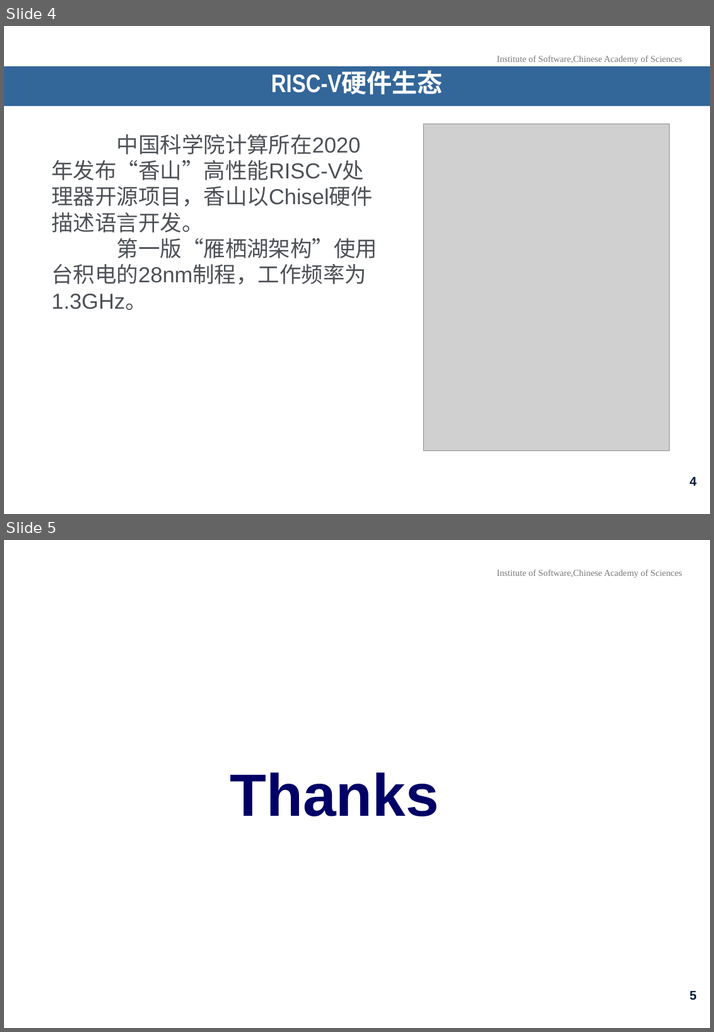
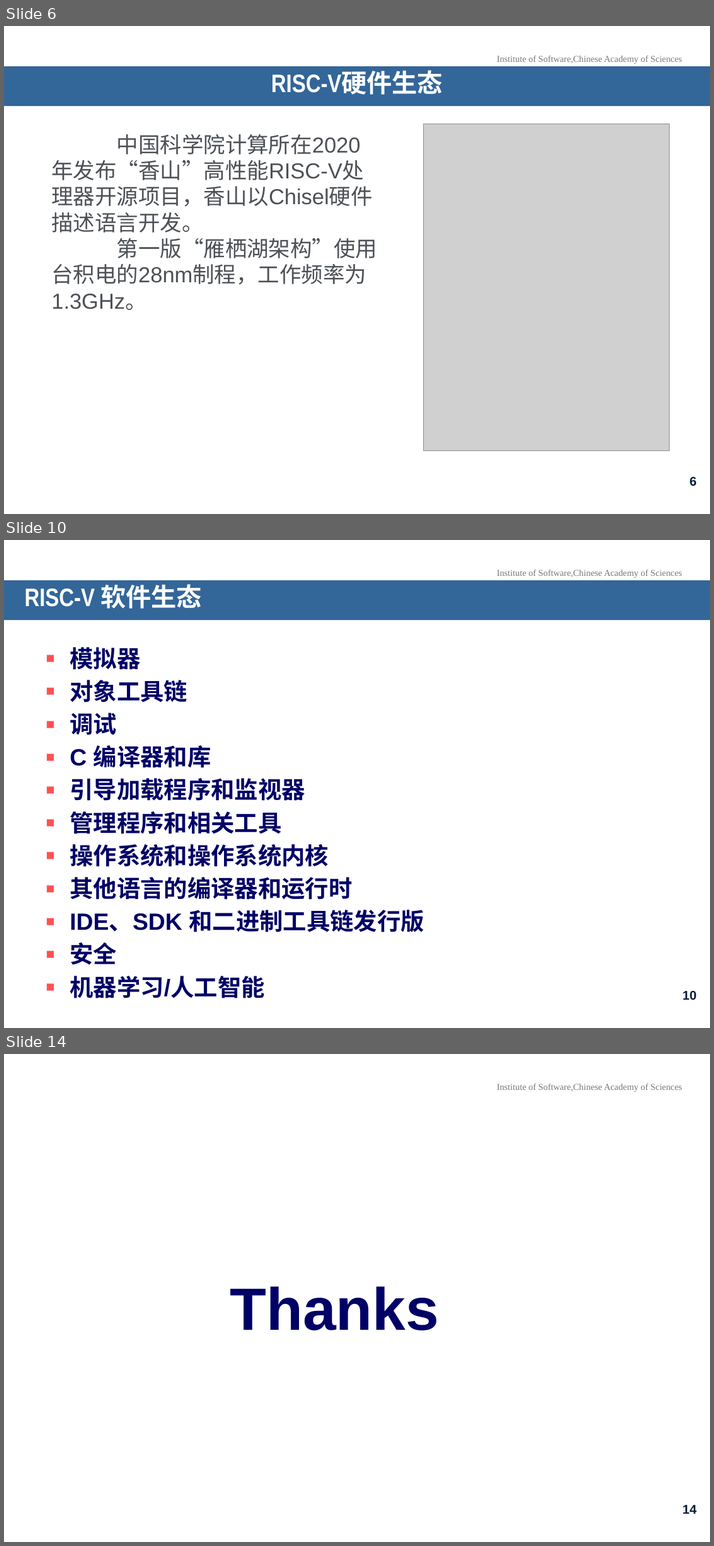
Before and after one commit to KiritakeKumi/OpenEuler-Application-For-RISC-V-Programming, a slide deck: Files/Chapter1/Class2/第一章_第二讲_RISC-V软硬件生态.pptx. Shown one above the other, each under a label of ours: slides 4 and 5 before the commit, slides 6, 10 and 14 after it; the slides between them are not shown. The pictures are 714x1032 and 714x1546 pixels, drawn with LibreOffice and Linux fonts; fonts in the diff are those of the drawing; grey boxes stand for pictures; background and template pictures are left out. Boxes give left, top, right and bottom in pixels: in the first picture for what was removed or moved away, otherwise in the second. Text is boxed around its words. In the diff, an @@ line names an element or a change of style, - is before the commit and + after.

```diff
--- a/Files/Chapter1/Class2/第一章_第二讲_RISC-V软硬件生态.pptx
+++ b/Files/Chapter1/Class2/第一章_第二讲_RISC-V软硬件生态.pptx
@@ slide 10 added at [4,540,710,1028], background picture (left out); not listed: 1 template element that a slide beside it also shows @@
@@ title added at [4,580,710,620], fill #336699, 28 pt, text #FFFFFF, bold @@
+RISC-V 软件生态
@@ text added at [70,647,424,965], 26 pt, text #000066, bold @@
+▪ 模拟器
+▪ 对象工具链
+▪ 调试
+▪ C 编译器和库
+▪ 引导加载程序和监视器
+▪ 管理程序和相关工具
+▪ 操作系统和操作系统内核
+▪ 其他语言的编译器和运行时
+▪ IDE、SDK 和二进制工具链发行版
+▪ 安全
+▪ 机器学习/人工智能
@@ page number added at [682,991,696,1000], 14 pt, text #001D3A, bold @@
+10
@@ what was slide 4 is now slide 6 @@
@@ page number at [689,477,696,486]: text changed @@
-4
+6
@@ what was slide 5 is now slide 14 @@
@@ page number at [682,1505,696,1514]: text changed @@
-5
+14
```
Also in this commit, not shown: 1 slide changed, 8 other slides added.
